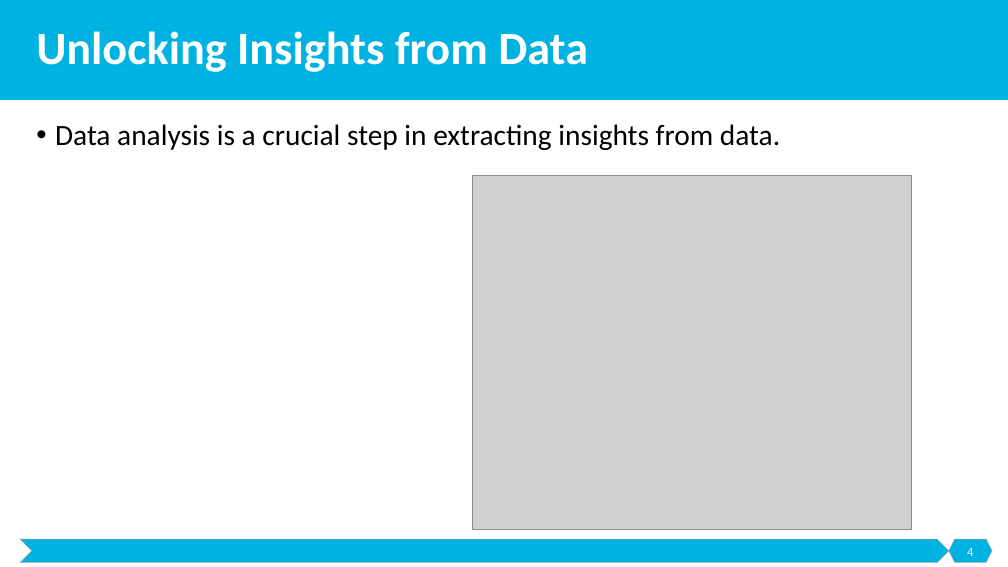
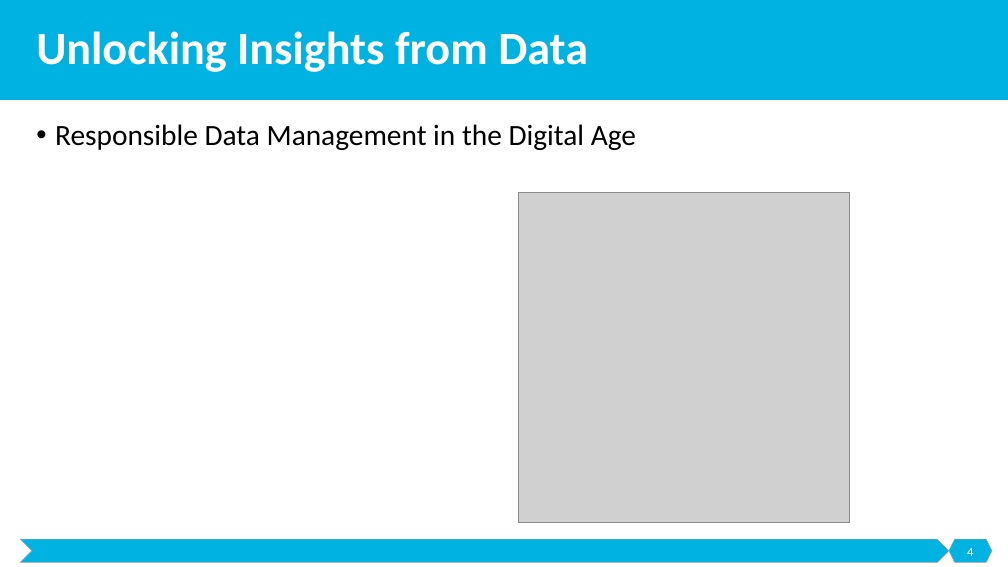
Before and after one commit to malenezi/malenezi, a slide deck: slide 4 of IS466/Lectures/7-DEP/Data Ethics and Privacy.pptx. Drawn at 1008x567 pixels with LibreOffice and Linux fonts; fonts in the diff are those of the drawing; grey boxes stand for pictures. Boxes give left, top, right and bottom in pixels: in the first picture for what was removed or moved away, otherwise in the second. Text is boxed around its words. In the diff, an @@ line names an element or a change of style, - is before the commit and + after.

```diff
--- a/IS466/Lectures/7-DEP/Data Ethics and Privacy.pptx
+++ b/IS466/Lectures/7-DEP/Data Ethics and Privacy.pptx
@@ text at box(55, 124, 636, 150): text changed @@
-• Data analysis is a crucial step in extracting insights from data.
+• Responsible Data Management in the Digital Age
@@ picture: place and size @@
-picture at box(473, 175, 912, 530)
+picture at box(519, 192, 849, 523)
```
Also in this commit, not shown: 2 other slides changed, 52 slides added, 2 other files.
